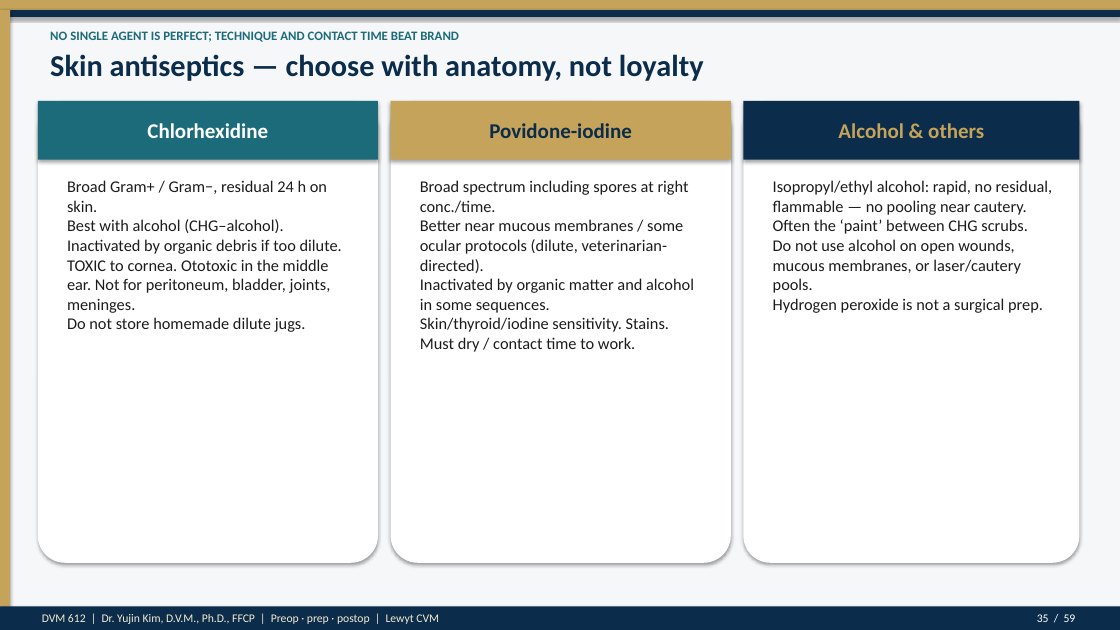
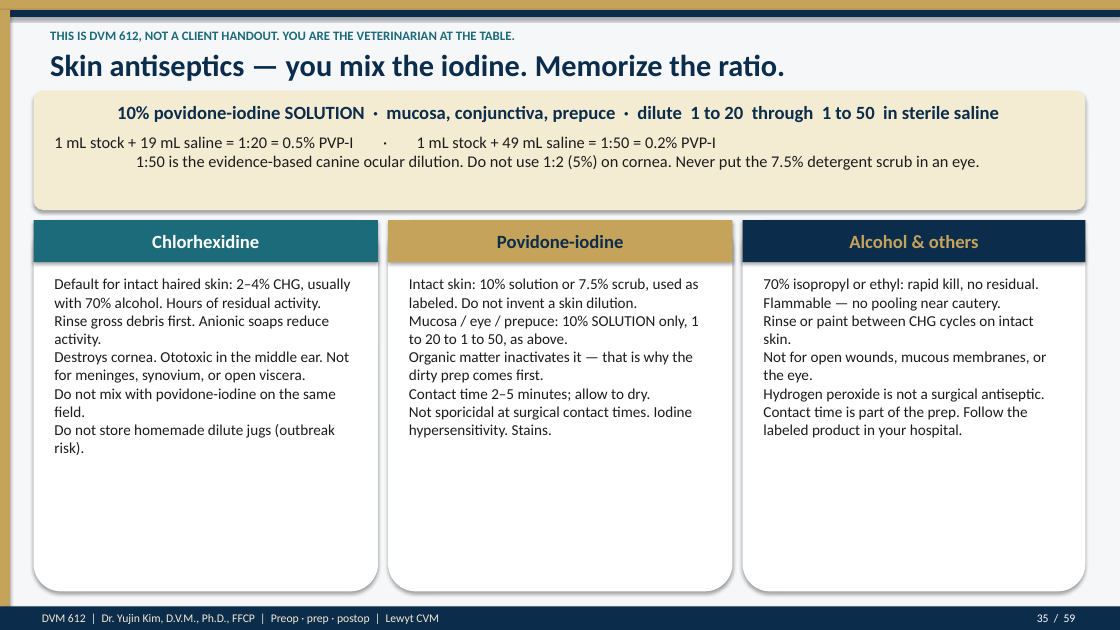
Before and after one commit to drkimvet/happycare, a slide deck: slide 35 of lectures/DVM-612_Week4_Preop_PatientPrep_Postop.pptx. Drawn at 1120x630 pixels with LibreOffice and Linux fonts; fonts in the diff are those of the drawing. Boxes give left, top, right and bottom in pixels: in the first picture for what was removed or moved away, otherwise in the second. Text is boxed around its words. In the diff, an @@ line names an element or a change of style, - is before the commit and + after.

```diff
--- a/lectures/DVM-612_Week4_Preop_PatientPrep_Postop.pptx
+++ b/lectures/DVM-612_Week4_Preop_PatientPrep_Postop.pptx
@@ text at [50,31,515,42]: text changed @@
-NO SINGLE AGENT IS PERFECT; TECHNIQUE AND CONTACT TIME BEAT BRAND
+THIS IS DVM 612, NOT A CLIENT HANDOUT. YOU ARE THE VETERINARIAN AT THE TABLE.
@@ text at [50,54,785,81]: text changed @@
-Skin antiseptics — choose with anatomy, not loyalty
+Skin antiseptics — you mix the iodine. Memorize the ratio.
@@ rounded rectangle added at [34,91,1086,210], fill #F4EBD3 @@
@@ text added at [117,106,999,122], 16 pt, text #0B2C4A, bold @@
+10% povidone-iodine SOLUTION · mucosa, conjunctiva, prepuce · dilute 1 to 20 through 1 to 50 in sterile saline
@@ text added at [54,136,980,170], 14 pt, text #1C1C1C @@
+1 mL stock + 19 mL saline = 1:20 = 0.5% PVP-I · 1 mL stock + 49 mL saline = 1:50 = 0.2% PVP-I
+1:50 is the evidence-based canine ocular dilution. Do not use 1:2 (5%) on cornea. Never put the 7.5% detergent scrub in an eye.
@@ text removed at [420,180,694,352] @@
-Broad spectrum including spores at right conc./time.
-Better near mucous membranes / some ocular protocols (dilute, veterinarian-directed).
-Inactivated by organic matter and alcohol in some sequences.
-Skin/thyroid/iodine sensitivity. Stains.
-Must dry / contact time to work.
@@ text "Chlorhexidine": place and size @@
-text "Chlorhexidine" at [147,123,268,138]
+text "Chlorhexidine" at [152,235,259,248]
@@ rounded rectangle: place and size @@
-rounded rectangle at [38,101,378,563]
+rounded rectangle at [34,220,378,592]
@@ rectangle: place and size @@
-rectangle at [38,101,378,160]
+rectangle at [34,220,378,262]
@@ text "Povidone-iodine": place and size @@
-text "Povidone-iodine" at [489,123,632,138]
+text "Povidone-iodine" at [497,235,623,248]
@@ rounded rectangle: place and size @@
-rounded rectangle at [391,101,731,563]
+rounded rectangle at [388,220,733,592]
@@ rectangle: place and size @@
-rectangle at [391,101,731,160]
+rectangle at [388,220,733,262]
@@ size 18 to 16 pt in 3 elements at [497,235,623,248], [152,235,259,248], [849,235,979,248] @@
@@ text "Alcohol & others": place and size @@
-text "Alcohol & others" at [838,123,984,138]
+text "Alcohol & others" at [849,235,979,248]
@@ rounded rectangle: place and size @@
-rounded rectangle at [744,101,1080,563]
+rounded rectangle at [743,220,1086,592]
@@ rectangle: place and size @@
-rectangle at [744,101,1080,160]
+rectangle at [743,220,1086,262]
@@ text at [54,278,351,455]: text changed; size 14 to 13 pt @@
-Broad Gram+ / Gram−, residual 24 h on skin.
-Best with alcohol (CHG–alcohol).
-Inactivated by organic debris if too dilute.
-TOXIC to cornea. Ototoxic in the middle ear. Not for peritoneum, bladder, joints, meninges.
-Do not store homemade dilute jugs.
+Default for intact haired skin: 2–4% CHG, usually with 70% alcohol. Hours of residual activity.
+Rinse gross debris first. Anionic soaps reduce activity.
+Destroys cornea. Ototoxic in the middle ear. Not for meninges, synovium, or open viscera.
+Do not mix with povidone-iodine on the same field.
+Do not store homemade dilute jugs (outbreak risk).
@@ text added at [409,278,699,438], 13 pt, text #1C1C1C @@
+Intact skin: 10% solution or 7.5% scrub, used as labeled. Do not invent a skin dilution.
+Mucosa / eye / prepuce: 10% SOLUTION only, 1 to 20 to 1 to 50, as above.
+Organic matter inactivates it — that is why the dirty prep comes first.
+Contact time 2–5 minutes; allow to dry.
+Not sporicidal at surgical contact times. Iodine hypersensitivity. Stains.
@@ text at [763,278,1046,438]: text changed; size 14 to 13 pt @@
-Isopropyl/ethyl alcohol: rapid, no residual, flammable — no pooling near cautery.
-Often the ‘paint’ between CHG scrubs.
-Do not use alcohol on open wounds, mucous membranes, or laser/cautery pools.
-Hydrogen peroxide is not a surgical prep.
+70% isopropyl or ethyl: rapid kill, no residual. Flammable — no pooling near cautery.
+Rinse or paint between CHG cycles on intact skin.
+Not for open wounds, mucous membranes, or the eye.
+Hydrogen peroxide is not a surgical antiseptic.
+Contact time is part of the prep. Follow the labeled product in your hospital.
```
Also in this commit, not shown: 16 other slides changed, 4 other files.
